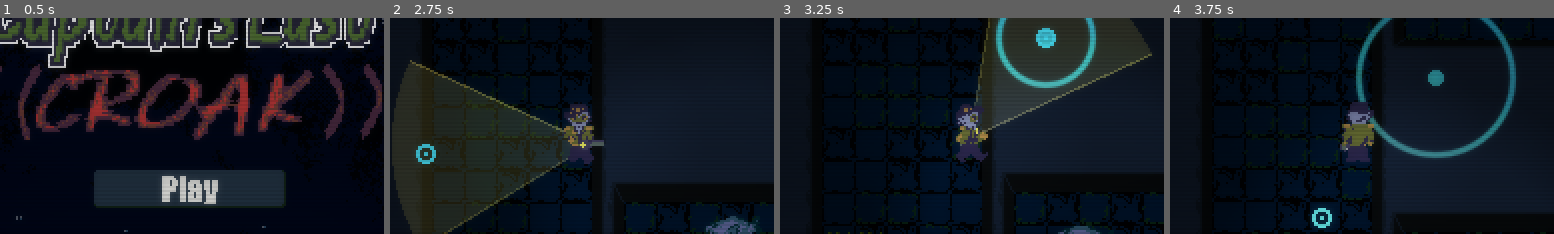
Above: before the commit, frames 1-4 (left to right).
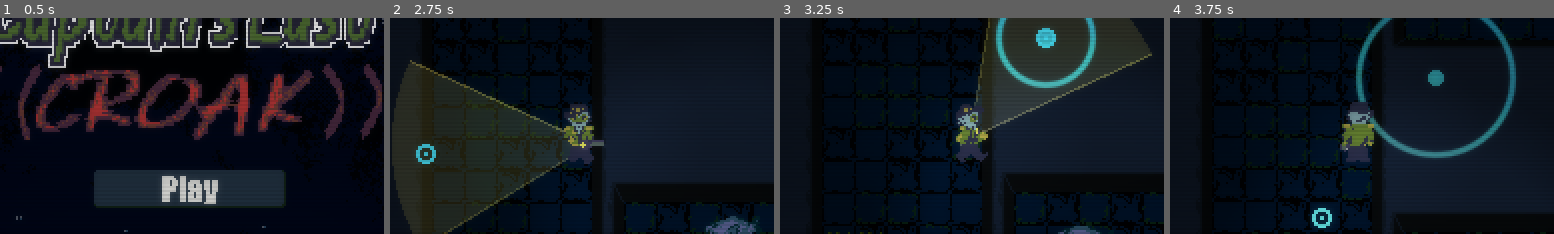
Above: after the commit, the same moments.

Repository: jablonskibrandan/GodotWild98
Game: Godot game, scene res://scenes/main_menu.tscn
The game is run twice, just before and just after one commit, with the same random seed, the same clock (stepped at 60 frames per second) and the same inputs. Sound files missing from this copy of the repository are replaced by a short silence.
Inputs (mouse positions are % of the whole screen's width and height, from its top left):
- Up to frame 1 (0.5 s): no input
- Up to frame 2 (2.75 s): click (50, 63) at 0.5 s; tap Enter at 1.25 s; move the mouse to (72, 45) at 1.27 s; hold D (move_right) 1.28-2.03 s; hold F (flashlight_toggle) 1.28-2.03 s; move the mouse to (30, 55) at 2.02 s; hold S (move_down) from 2.03 s (still down); right-click (30, 55) at 2.1 s
- Up to frame 3 (3.25 s): move the mouse to (60, 28) at 2.77 s; release S (move_down) at 2.78 s; press the mouse at (60, 28) at 2.78 s; hold D (move_right) from 2.78 s (still down)
- Up to frame 4 (3.75 s): move the mouse to (45, 70) at 3.52 s; release D (move_right) at 3.53 s; release the mouse at (45, 70) at 3.53 s; hold W (move_up) from 3.53 s (still down); tap F (flashlight_toggle) at 3.6 s
The pictures show only the part of the screen within x 25-75%, y 24-74%; the shares and areas given below are measured in that part.

Frame 1 is identical in both runs. In frame 2, 0.2% of the frame differs, in the area x 45-53%, y 44-60%; in frame 3, 0.3%, in the area x 45-55%, y 42-58%; in frame 4, 0.2%.

Commit message:
base flicker on hit
Strangely, shader color not working, and I am not that great with shaders and want to work on other things eventually, so at least putting this in.

Diff:
--- a/scenes/player.tscn
+++ b/scenes/player.tscn
@@ -3,8 +3,14 @@
 [ext_resource type="Script" uid="uid://cnjnjyw5bsp31" path="res://scripts/player/player_controller.gd" id="1_g2els"]
 [ext_resource type="Texture2D" uid="uid://d0jy1aj7v7fn5" path="res://visuals/player/cap_frog.png" id="2_qhqgy"]
 [ext_resource type="Script" uid="uid://dady07nhex7xv" path="res://scripts/player/bubble_health.gd" id="2_qlg0r"]
+[ext_resource type="Shader" uid="uid://qwihv7hrpld1" path="res://visuals/player_shader.tres" id="3_tuyoq"]
 [ext_resource type="Texture2D" uid="uid://dp4illl5bapcx" path="res://visuals/ui/air_release.png" id="4_tuyoq"]
 [ext_resource type="Texture2D" uid="uid://deo156ulol0mh" path="res://visuals/player/flashlight_small.png" id="5_fjrip"]
+
+[sub_resource type="ShaderMaterial" id="ShaderMaterial_tuyoq"]
+shader = ExtResource("3_tuyoq")
+shader_parameter/shader_color = Color(0.82, 0, 0, 1)
+shader_parameter/progress = 1.0
 
 [sub_resource type="AtlasTexture" id="AtlasTexture_iff7v"]
 atlas = ExtResource("2_qhqgy")
@@ -312,6 +318,7 @@
 [node name="AnimatedSprite2D" type="AnimatedSprite2D" parent="." unique_id=647576807]
 modulate = Color(0.974014, 0.810853, 1, 1)
 texture_filter = 1
+material = SubResource("ShaderMaterial_tuyoq")
 sprite_frames = SubResource("SpriteFrames_wd5ij")
 animation = &"idle_down"
 metadata/_edit_lock_ = true
--- a/scripts/controllers/floor_controller.gd
+++ b/scripts/controllers/floor_controller.gd
@@ -59,5 +59,5 @@
 func _on_player_bitten() -> void:
 	print("Player bitten!")
 	bubble_health.take_bubble_hit(1)
+	player.take_hit()
 	print("Bubbles remaining: ", bubble_health.bubble_amount)
-	print("stealth: ", player.stealth)
--- a/scripts/player/player_controller.gd
+++ b/scripts/player/player_controller.gd
@@ -1,5 +1,6 @@
 class_name PlayerController
 extends CharacterBody2D
+
 
 @export_range(1.0, 1000.0, 1.0) var move_speed: float = 100.0
 #@export_range(1.0, 100.0, 1.0) var radius: float = 15.0
@@ -16,11 +17,23 @@
 func _process(_delta: float) -> void:
 	animate()
 
-func animate():
+func animate() -> void:
 	if input_direction == Vector2.ZERO:
 		sprite.play("idle_"+facing_animation)
 	else:
 		sprite.play(facing_animation)
+
+func take_hit() -> void:
+	var hit_tween = get_tree().create_tween()
+	hit_tween.tween_method(set_shader_value, 1, 2, .2)
+	hit_tween.tween_method(set_shader_value, 2, 1, .2)
+	return
+
+
+func set_shader_value(value: float) -> void:
+	$AnimatedSprite2D.material.set_shader_parameter("progress", value)
+	return
+
 
 func configure(bounds: Rect2, cursor: TargetCursor) -> void:
 	_movement_bounds = bounds
--- /dev/null
+++ b/visuals/player_shader.tres
@@ -0,0 +1,34 @@
+[gd_resource type="VisualShader" format=3 uid="uid://qwihv7hrpld1"]
+
+[sub_resource type="VisualShaderNodeFloatParameter" id="VisualShaderNodeFloatParameter_sdqo8"]
+output_port_for_preview = 0
+parameter_name = "progress"
+default_value_enabled = true
+default_value = 1.0
+
+[sub_resource type="VisualShaderNodeColorParameter" id="VisualShaderNodeColorParameter_gwky5"]
+output_port_for_preview = 0
+parameter_name = "shader_color"
+default_value_enabled = true
+default_value = Color(0.82, 0, 0, 1)
+
+[sub_resource type="VisualShaderNodeMix" id="VisualShaderNodeMix_sdqo8"]
+default_input_values = [0, Vector3(0, 0, 0), 1, Vector3(1, 1, 1), 2, 1.0]
+op_type = 4
+
+[sub_resource type="VisualShaderNodeBooleanParameter" id="VisualShaderNodeBooleanParameter_gwky5"]
+parameter_name = "isHit"
+default_value_enabled = true
+
+[resource]
+mode = 1
+flags/light_only = false
+nodes/vertex/3/node = SubResource("VisualShaderNodeFloatParameter_sdqo8")
+nodes/vertex/3/position = Vector2(-560, 380)
+nodes/vertex/4/node = SubResource("VisualShaderNodeColorParameter_gwky5")
+nodes/vertex/4/position = Vector2(-700, -60)
+nodes/vertex/5/node = SubResource("VisualShaderNodeMix_sdqo8")
+nodes/vertex/5/position = Vector2(-100, 120)
+nodes/vertex/7/node = SubResource("VisualShaderNodeBooleanParameter_gwky5")
+nodes/vertex/7/position = Vector2(-280, -120)
+nodes/vertex/connections = PackedInt32Array(3, 0, 5, 1, 4, 0, 5, 0, 5, 0, 0, 2)
